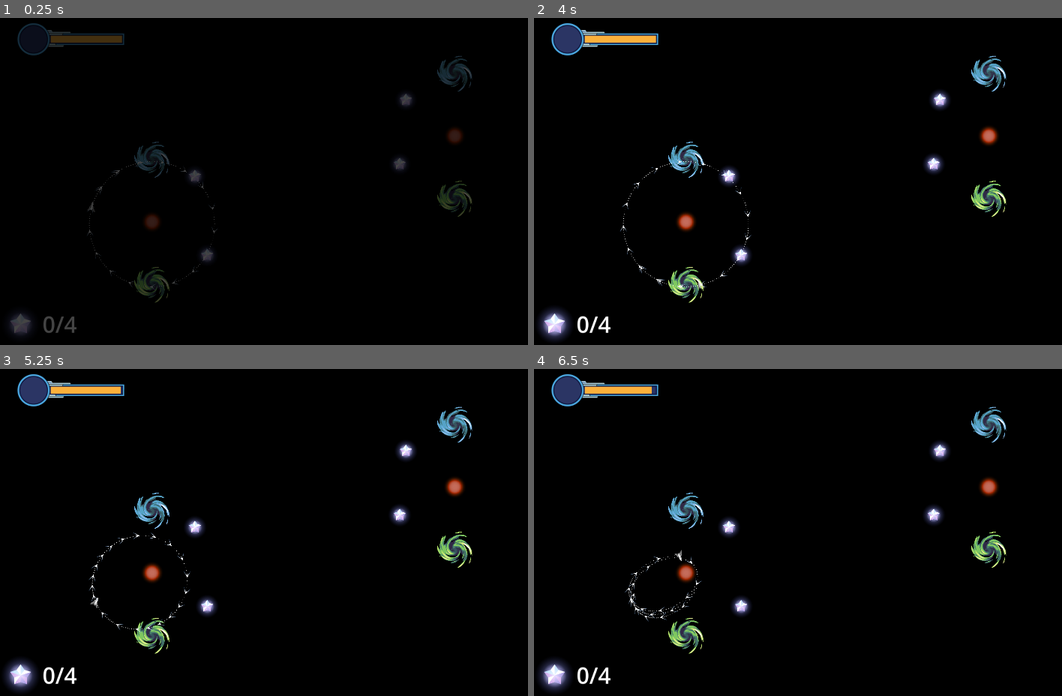
Above: before the commit, frames 1-4 (two rows, left to right).
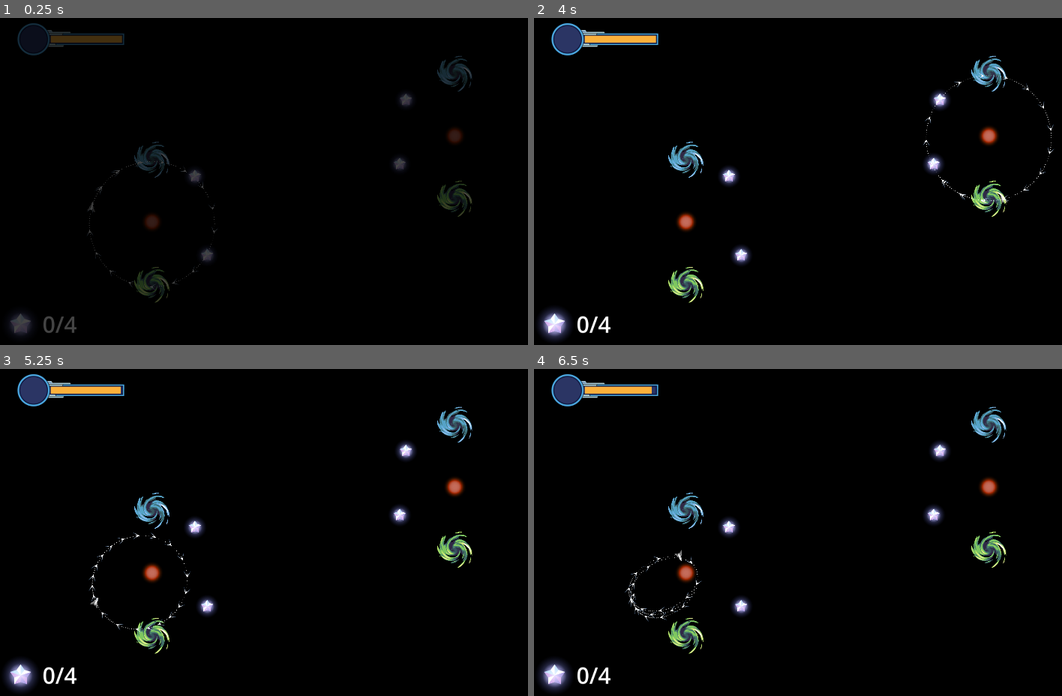
Above: after the commit, the same moments.

Repository: revanj/AstronautAndOrbit
Game: Godot game, scene res://TestLevels/TestWormHole.tscn
Two runs of this game, one before a commit and one after it. Both use one fixed random seed, a clock stepped at 60 frames per second and the inputs below. This scene is started directly instead of the project's main scene. The engine's default icon, where the game draws it, is replaced by a stand-in: a white triangle on a blue panel in a dark square.
Inputs (mouse positions are in pixels of both pictures, inside the frame that each line leads up to):
- Up to frame 1 (0.25 s): no input
- Up to frame 2 (4 s): tap Enter at 0.5 s; move the mouse to (966, 158) at 0.52 s; hold D (thruster_right_turn) 0.53-1.25 s; click (966, 158) at 0.6 s; click (966, 158) at 0.77 s; click (966, 158) at 1.07 s; drag from (713, 194) to (988, 135) at 1.27 s; move the mouse to (893, 103) at 2.02 s; hold D (thruster_right_turn) 2.03-2.75 s; click (893, 103) at 2.1 s; drag from (803, 243) to (988, 135) at 2.77 s; move the mouse to (1014, 227) at 3.52 s; hold A (thruster_left_turn) from 3.53 s (still down); click (1014, 227) at 3.6 s; click (1014, 227) at 3.77 s
- Up to frame 3 (5.25 s): click (480, 578) at 4.07 s; release A (thruster_left_turn) at 4.25 s; drag from (121, 476) to (195, 525) at 4.27 s; move the mouse to (332, 525) at 5.02 s; hold S (thruster_brake) from 5.03 s (still down); click (332, 525) at 5.1 s
- Up to frame 4 (6.5 s): release S (thruster_brake) at 5.75 s; drag from (745, 444) to (739, 607) at 5.77 s

The runs differ from the first frame. In frame 2, 0.4% of the frame differs, in the area x 16-99%, y 16-84%; in frame 3, less than 0.1%; in frame 4, less than 0.1%.

Commit message:
add ergosphere visuals

Diff:
--- a/Spaceship/NavDisplay.gd
+++ b/Spaceship/NavDisplay.gd
@@ -30,7 +30,7 @@
 	global_rotation = 0
 	scale = Vector2.ONE
 	stars = get_tree().get_nodes_in_group("gravity_objects")
-	half_texture_width = arrow_texture.get_width()/2
+	half_texture_width = arrow_texture.get_width()/2.0
 
 func get_field_at(pos):
 	var result = Vector2.ZERO
--- /dev/null
+++ b/TestLevels/Ergosphere.gd
@@ -0,0 +1,28 @@
+extends Node2D
+
+@export var arrow_texture: Texture
+
+var arrow_count = 30
+var radius = 220
+var w = 2
+@onready var half_texture_width: float = arrow_texture.get_width()/2.0
+
+
+
+func _process(delta):
+	queue_redraw()
+
+
+func _draw():
+	for index_point in range(arrow_count * 2):
+		var time =  Time.get_unix_time_from_system()
+		var angle = fmod(PI * 2.0 / arrow_count * index_point - time * w, PI * 2.0)
+		var pos = Vector2(cos(angle) * radius, sin(angle) * radius)
+		var xform = Transform2D(
+			(Vector2.RIGHT * 0.5).rotated(angle),
+			(Vector2.DOWN * 0.1).rotated(angle),
+			pos)
+		draw_set_transform_matrix(
+			xform
+		)
+		draw_texture(arrow_texture, Vector2(-half_texture_width, 0), Color(1, 1, 1, 0.2))
--- /dev/null
+++ b/TestLevels/TestBlackholeSlingshot.tscn
@@ -0,0 +1,40 @@
+[gd_scene load_steps=8 format=3 uid="uid://cvvl274q254bv"]
+
+[ext_resource type="PackedScene" uid="uid://w6gs4ljwad72" path="res://LevelBase.tscn" id="1_04xow"]
+[ext_resource type="PackedScene" uid="uid://b160ih64nd20k" path="res://GravityObjects/Star.tscn" id="2_ml148"]
+[ext_resource type="Texture2D" uid="uid://cya38ef4wtcxt" path="res://Art/StarFailedwannabe.svg" id="3_gxqn4"]
+[ext_resource type="Texture2D" uid="uid://dki37mdp4ivu7" path="res://Art/StarBlackholered.svg" id="4_i2kw4"]
+[ext_resource type="Script" path="res://TestLevels/Ergosphere.gd" id="5_0htys"]
+[ext_resource type="Texture2D" uid="uid://dmhvljlcexvx4" path="res://Art/Arrow2.png" id="6_xka31"]
+
+[sub_resource type="ShaderMaterial" id="ShaderMaterial_2lpja"]
+
+[node name="LevelBase" instance=ExtResource("1_04xow")]
+
+[node name="Spaceship" parent="." index="0"]
+position = Vector2(-564, 5)
+starting_big_jump_fuel = 0
+starting_velocity = 633.335
+
+[node name="Stars" parent="." index="1"]
+material = SubResource("ShaderMaterial_2lpja")
+
+[node name="Star" parent="Stars" index="0" instance=ExtResource("2_ml148")]
+texture_filter = 1
+position = Vector2(-403, 4)
+texture = ExtResource("3_gxqn4")
+effect_radius = 350.0
+
+[node name="Sprite2D" parent="Stars/Star" index="1"]
+scale = Vector2(1, 1)
+texture = ExtResource("3_gxqn4")
+
+[node name="Star2" parent="Stars" index="1" instance=ExtResource("2_ml148")]
+position = Vector2(375, 5)
+texture = ExtResource("4_i2kw4")
+
+[node name="Ergosphere" type="Node2D" parent="Stars/Star2" index="2"]
+script = ExtResource("5_0htys")
+arrow_texture = ExtResource("6_xka31")
+
+[editable path="Stars/Star"]
--- a/WormholePair.tscn
+++ b/WormholePair.tscn
@@ -4,7 +4,7 @@
 [ext_resource type="Script" path="res://WormholePair.gd" id="1_bjyp3"]
 
 [sub_resource type="CircleShape2D" id="CircleShape2D_7ak03"]
-radius = 47.7598
+radius = 36.0555
 
 [node name="WormholePair" type="Node2D"]
 script = ExtResource("1_bjyp3")
